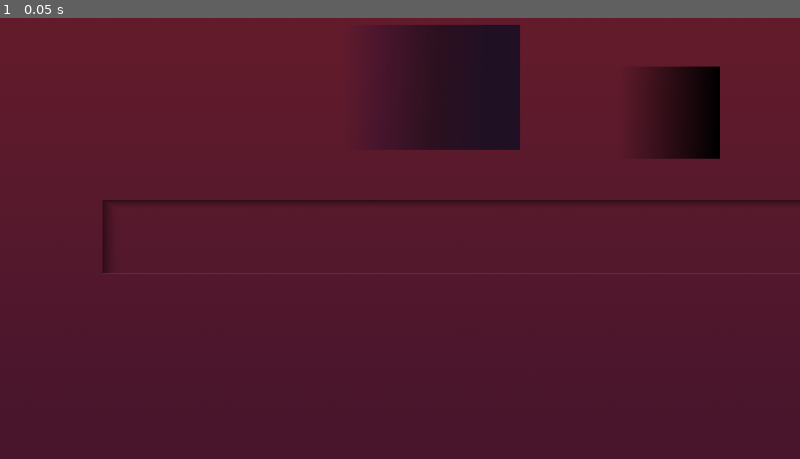
Above: before the commit, frame 1.
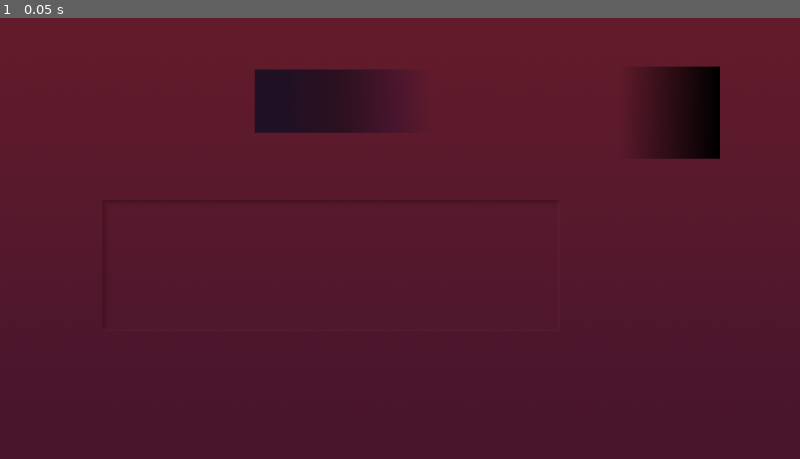
Above: after the commit, the same moment.

Repository: Aurif/az_zy-idle
Game: Godot game, scene res://scenes/main.tscn
Same seed, same stepped clock (60 frames per second), same inputs: the game is played once before the commit and once after it.
Inputs:
- Up to frame 1 (0.05 s): no input

The runs differ from the first frame. In frame 1, 6.6% of the frame differs, in the area x 31-100%, y 1-42%.

Commit message:
Godot - improved neuro shader

Diff:
--- a/Game Source/scenes/main.tscn
+++ b/Game Source/scenes/main.tscn
@@ -34,46 +34,31 @@
 gradient = SubResource("Gradient_glu42")
 
 [sub_resource type="ViewportTexture" id="ViewportTexture_0rkss"]
-viewport_path = NodePath("PostProcessing/ColorShader/Viewport-L2")
-
-[sub_resource type="Gradient" id="Gradient_l1t4s"]
-offsets = PackedFloat32Array(0, 0.5)
-colors = PackedColorArray(0, 0, 0, 0.501961, 0, 0, 0, 0)
-
-[sub_resource type="GradientTexture1D" id="GradientTexture1D_uc3tr"]
-gradient = SubResource("Gradient_l1t4s")
-
-[sub_resource type="ShaderMaterial" id="ShaderMaterial_h2x5p"]
-shader = ExtResource("3_e6iul")
-shader_parameter/light_direction = Vector2(-1, -1)
-shader_parameter/shadow_length = 0.001
-shader_parameter/shadow_decay = 0.85
-shader_parameter/shadow_steps = 32
-shader_parameter/light_color_gradient = SubResource("GradientTexture1D_uc3tr")
-
-[sub_resource type="ViewportTexture" id="ViewportTexture_sj75x"]
-viewport_path = NodePath("PostProcessing/NeuroShader/Viewport-L3")
+viewport_path = NodePath("Shaders/Color/Viewport-L2")
 
 [sub_resource type="Gradient" id="Gradient_2ok5h"]
-offsets = PackedFloat32Array(0, 0.5)
-colors = PackedColorArray(1, 1, 1, 0.643137, 1, 1, 1, 0)
+offsets = PackedFloat32Array(0, 0.49, 0.5, 0.51, 0.991803)
+colors = PackedColorArray(0, 0, 0, 0.831373, 0, 0, 0, 0, 0.5, 0.5, 0.5, 0, 1, 1, 1, 0, 1, 1, 1, 0.501961)
 
 [sub_resource type="GradientTexture1D" id="GradientTexture1D_2q1my"]
 gradient = SubResource("Gradient_2ok5h")
 
+[sub_resource type="ViewportTexture" id="ViewportTexture_613l1"]
+viewport_path = NodePath("Shaders/Viewport-L1")
+
 [sub_resource type="ShaderMaterial" id="ShaderMaterial_nt3lg"]
+resource_local_to_scene = true
 shader = ExtResource("3_e6iul")
-shader_parameter/light_direction = Vector2(1, 1)
-shader_parameter/shadow_length = 0.001
-shader_parameter/shadow_decay = 0.65
-shader_parameter/shadow_steps = 2
+shader_parameter/light_direction = Vector2(-1, -1)
+shader_parameter/shadow_length = 1.0
+shader_parameter/shadow_steps = 48
+shader_parameter/decay_factor = 10.0
+shader_parameter/glare_ratio = 0.5
 shader_parameter/light_color_gradient = SubResource("GradientTexture1D_2q1my")
+shader_parameter/previous_texture = SubResource("ViewportTexture_613l1")
 
 [sub_resource type="ViewportTexture" id="ViewportTexture_ee53u"]
-viewport_path = NodePath("PostProcessing/NeuroShader/Viewport-L3")
-
-[sub_resource type="ViewportTexture" id="ViewportTexture_8jsj3"]
-viewport_path = NodePath("PostProcessing/PostShaderView/Viewport-L1")
+viewport_path = NodePath("Shaders/Neuro/Viewport-L3")
 
 [node name="Root" type="Control"]
 visibility_layer = 1048575
@@ -126,18 +111,18 @@
 
 [node name="Sprite2D1" type="Sprite2D" parent="."]
 visibility_layer = 4
-position = Vector2(1436, 547)
-scale = Vector2(9.2959, 176.875)
+position = Vector2(795.062, 615.281)
+scale = Vector2(4.28858, 313.437)
 texture = SubResource("GradientTexture1D_bncvm")
 
 [node name="Sprite2D3" type="Sprite2D" parent="."]
 modulate = Color(0, 0, 0, 1)
 visibility_layer = 2
-position = Vector2(1033, 188)
-scale = Vector2(6.72975, 4.6808)
+position = Vector2(826, 221)
+scale = Vector2(-6.73, -2.38672)
 texture = SubResource("GradientTexture2D_4qkdf")
 
-[node name="PostProcessing" type="Control" parent="."]
+[node name="Shaders" type="Control" parent="."]
 layout_mode = 1
 anchors_preset = 15
 anchor_right = 1.0
@@ -145,7 +130,7 @@
 grow_horizontal = 2
 grow_vertical = 2
 
-[node name="ColorShader" type="Control" parent="PostProcessing"]
+[node name="Color" type="Control" parent="Shaders"]
 z_index = -1
 layout_mode = 1
 anchors_preset = 15
@@ -155,14 +140,14 @@
 grow_vertical = 2
 metadata/_edit_lock_ = true
 
-[node name="Viewport-L2" type="SubViewport" parent="PostProcessing/ColorShader"]
+[node name="Viewport-L2" type="SubViewport" parent="Shaders/Color"]
 disable_3d = true
 canvas_cull_mask = 4293918722
 size = Vector2i(1920, 1080)
 render_target_update_mode = 3
 script = ExtResource("4_4g1lp")
 
-[node name="PaletteShader" type="TextureRect" parent="PostProcessing/ColorShader"]
+[node name="PaletteView" type="TextureRect" parent="Shaders/Color"]
 material = ExtResource("1_rta6o")
 layout_mode = 1
 anchors_preset = 15
@@ -173,7 +158,14 @@
 texture = SubResource("ViewportTexture_0rkss")
 metadata/_edit_lock_ = true
 
-[node name="NeuroShader" type="Control" parent="PostProcessing"]
+[node name="Viewport-L1" type="SubViewport" parent="Shaders"]
+disable_3d = true
+canvas_cull_mask = 4293918721
+size = Vector2i(1920, 1080)
+render_target_update_mode = 3
+script = ExtResource("4_4g1lp")
+
+[node name="Neuro" type="Control" parent="Shaders"]
 z_index = 4096
 layout_mode = 1
 anchors_preset = 15
@@ -183,7 +175,7 @@
 grow_vertical = 2
 metadata/_edit_lock_ = true
 
-[node name="Viewport-L3" type="SubViewport" parent="PostProcessing/NeuroShader"]
+[node name="Viewport-L3" type="SubViewport" parent="Shaders/Neuro"]
 disable_3d = true
 transparent_bg = true
 debug_draw = 1
@@ -192,19 +184,8 @@
 render_target_update_mode = 3
 script = ExtResource("4_4g1lp")
 
-[node name="Shadows" type="TextureRect" parent="PostProcessing/NeuroShader"]
-material = SubResource("ShaderMaterial_h2x5p")
-layout_mode = 1
-anchors_preset = 15
-anchor_right = 1.0
-anchor_bottom = 1.0
-grow_horizontal = 2
-grow_vertical = 2
-texture = SubResource("ViewportTexture_sj75x")
-stretch_mode = 3
-metadata/_edit_lock_ = true
-
-[node name="Glare" type="TextureRect" parent="PostProcessing/NeuroShader"]
+[node name="Shading" type="TextureRect" parent="Shaders/Neuro"]
+visibility_layer = 524288
 material = SubResource("ShaderMaterial_nt3lg")
 layout_mode = 1
 anchors_preset = 15
@@ -215,31 +196,3 @@
 texture = SubResource("ViewportTexture_ee53u")
 stretch_mode = 3
 metadata/_edit_lock_ = true
-
-[node name="PostShaderView" type="Control" parent="PostProcessing"]
-z_index = 4096
-layout_mode = 1
-anchors_preset = 15
-anchor_right = 1.0
-anchor_bottom = 1.0
-grow_horizontal = 2
-grow_vertical = 2
-metadata/_edit_lock_ = true
-
-[node name="Viewport-L1" type="SubViewport" parent="PostProcessing/PostShaderView"]
-disable_3d = true
-canvas_cull_mask = 4293918721
-size = Vector2i(1920, 1080)
-render_target_update_mode = 3
-script = ExtResource("4_4g1lp")
-
-[node name="TextureRect" type="TextureRect" parent="PostProcessing/PostShaderView"]
-visibility_layer = 524288
-layout_mode = 1
-anchors_preset = 15
-anchor_right = 1.0
-anchor_bottom = 1.0
-grow_horizontal = 2
-grow_vertical = 2
-texture = SubResource("ViewportTexture_8jsj3")
-metadata/_edit_lock_ = true
--- a/Game Source/shaders/neuro/neuro.gdshader
+++ b/Game Source/shaders/neuro/neuro.gdshader
@@ -1,11 +1,14 @@
 shader_type canvas_item;
 
+uniform vec2 light_direction = vec2(-1.0, -1.0);
+
 uniform sampler2D light_color_gradient: hint_default_black;
+uniform float shadow_length = 1.0;
+uniform int shadow_steps = 48;
+uniform float decay_factor = 10.0;
+uniform float glare_ratio = 0.5;
 
-uniform vec2 light_direction = vec2(-1.0, -1.0);
-uniform float shadow_length = 0.001;
-uniform float shadow_decay = 0.85;
-uniform int shadow_steps = 16;
+uniform sampler2D previous_texture: repeat_disable, filter_linear_mipmap;
 
 float elevation(sampler2D tex, vec2 uv) {
     vec4 elev = texture(tex, uv);
@@ -13,21 +16,27 @@
     return normalized_elevation * elev.a;
 }
 
+vec4 soft_light(vec4 base, vec4 blend) {
+    blend = vec4(mix(vec3(0.5), blend.rgb, blend.a), 1.0);
+    return (1.0-2.0*blend)*base*base+2.0*base*blend;
+}
+
 void fragment() {
-    vec2 light_dir = normalize(light_direction);
+    vec2 light_dir = vec2(normalize(light_direction).x*SCREEN_PIXEL_SIZE.x, normalize(light_direction).y*SCREEN_PIXEL_SIZE.y)*shadow_length;
     float this_elevation = elevation(TEXTURE, UV);
 
-    float total_diff = 0.0;
-    float current_mult = 1.0;
-    float normalization_factor = 0.0;
+    float total_diff_shadow = 0.0;
+    float total_diff_glare = 0.0;
     for(int i=0; i < shadow_steps; i++) {
-        float elevation_diff = (this_elevation-elevation(TEXTURE, UV+light_dir*float(i)*shadow_length));
-        total_diff += elevation_diff * current_mult;
+        float fi = float(i);
+        float elevation_diff_shadow = max(elevation(TEXTURE, UV+light_dir*fi)-this_elevation, 0.0);
+        float elevation_diff_glare = max(elevation(TEXTURE, UV-light_dir*fi)-this_elevation, 0.0);
 
-        normalization_factor += current_mult;
-        current_mult -= 1.0/float(shadow_steps);
+        total_diff_shadow = max(total_diff_shadow, elevation_diff_shadow*exp(-fi / decay_factor));
+        total_diff_glare = max(total_diff_glare, elevation_diff_glare*exp(-fi / decay_factor / glare_ratio));
     }
 
-    float normalized_diff = total_diff / normalization_factor + 0.5;
-    COLOR = texture(light_color_gradient, vec2(normalized_diff, 0.0));
+    float normalized_diff = (total_diff_glare - total_diff_shadow) / 2.0 + 0.5;
+    vec4 target_color = texture(light_color_gradient, vec2(normalized_diff, 0.0));
+    COLOR = soft_light(texture(previous_texture, UV), target_color);
 }
Not shown: 1 places in Game Source/scenes/main.tscn that only renumber resources
